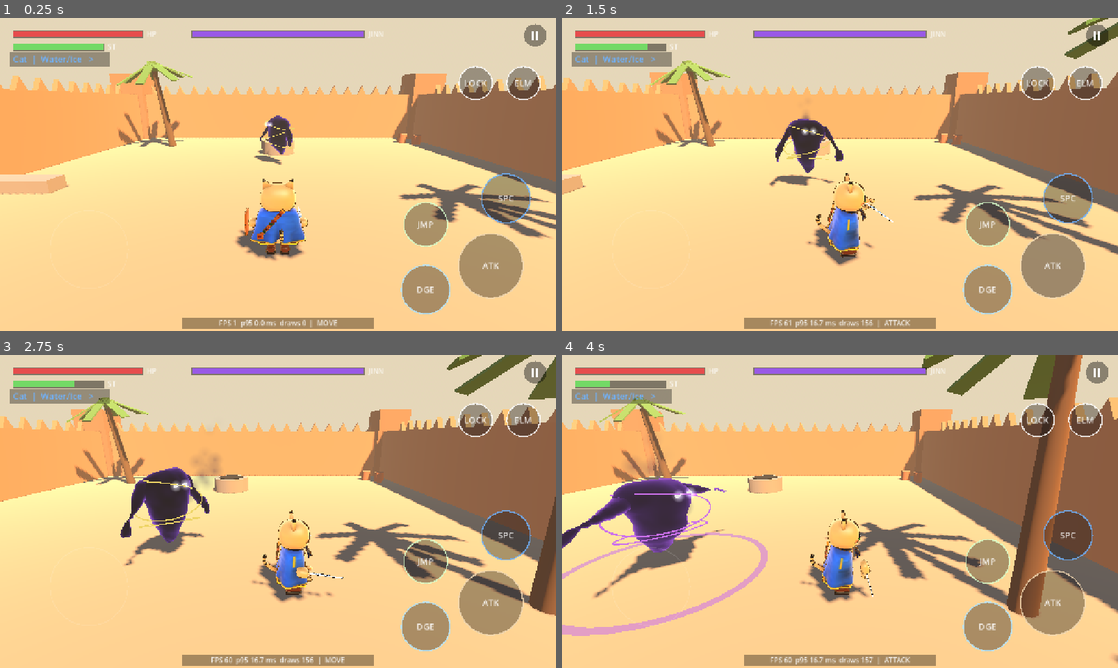
Above: before the commit, frames 1-4 (two rows, left to right).
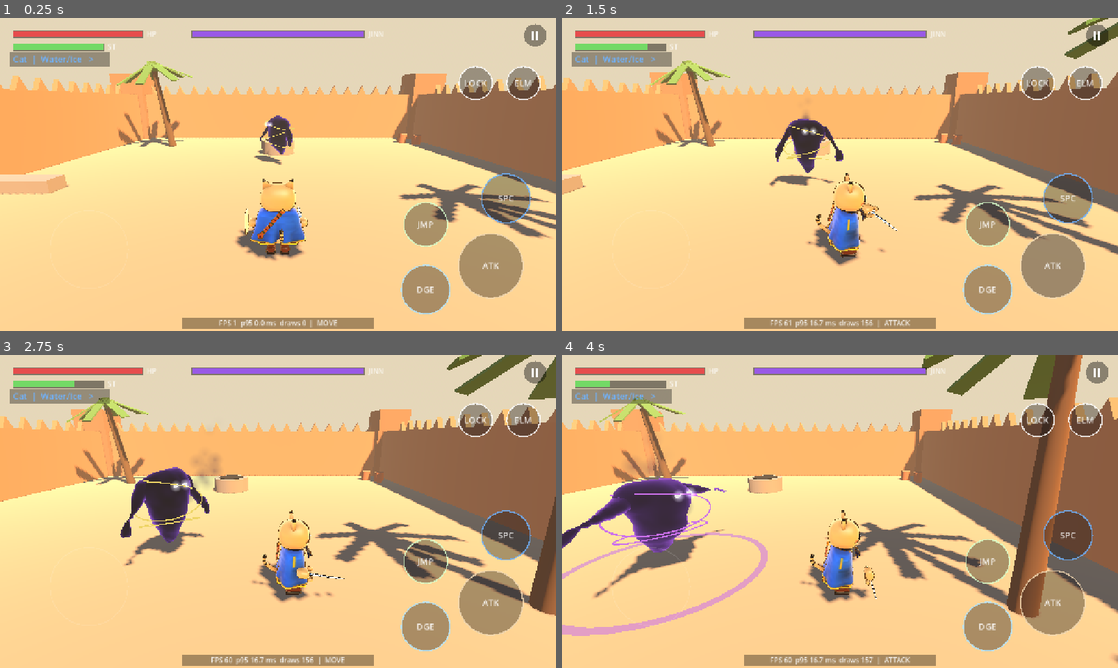
Above: after the commit, the same moments.

Repository: hafid753-rgb/desertgame
Game: Godot game, scene res://game/main.tscn
Same seed, same stepped clock (60 frames per second), same inputs: the game is played once before the commit and once after it.
Inputs (mouse positions are in pixels of both pictures, inside the frame that each line leads up to):
- Up to frame 1 (0.25 s): no input
- Up to frame 2 (1.5 s): tap Enter at 0.5 s; move the mouse to (962, 158) at 0.52 s; hold D (move_right) 0.53-1.25 s; tap F (act) at 0.6 s; click (962, 158) at 0.67 s; tap Space (jump) at 0.77 s; drag from (728, 190) to (812, 237) at 1.27 s
- Up to frame 3 (2.75 s): move the mouse to (333, 442) at 2.02 s; hold D (move_right) from 2.03 s (still down); tap J (attack) at 2.1 s; tap F (act) at 2.3 s
- Up to frame 4 (4 s): release D (move_right) at 2.75 s; drag from (812, 574) to (673, 464) at 2.77 s; move the mouse to (1006, 558) at 3.52 s; hold A (move_left) from 3.53 s (still down); tap K (dodge) at 3.6 s; tap Space (jump) at 3.77 s; tap F (act) at 3.8 s

The runs differ from the first frame. In frame 1, 0.1% of the frame differs, in the area x 44-55%, y 60-71%; in frame 2, 0.2%; in frame 3, 0.1%; in frame 4, 0.2%, in the area x 47-57%, y 56-78%.

Commit message:
v1.1: aghar shield, sculpted takoba and scabbard, chibi hand targets
- Tuareg-style aghar: curved pale hide, leather rim, painted cross, lozenges,
  zigzag bands, brass boss
- Takoba: spiral-wrapped grip, brass ferrules, disc pommel; one-piece tooled
  sheath with painted bands, brass throat and diamond chape
- Hand targets remapped for chibi proportions (no clipping into the head on
  emotes, charge, climb, mantle)
- portrait tool: gear sheet

Co-Authored-By: Claude Opus 5.5 <noreply@anthropic.com>
Claude-Session: https://claude.ai/code/session_01FJKj7YND72GBSTHM8TTJ61

Diff:
--- a/game/actors/player/creature_model.gd
+++ b/game/actors/player/creature_model.gd
@@ -264,19 +264,19 @@
 			var combo: int = info.get("combo", 0)
 			var side := 1.0 if combo % 2 == 0 else -1.0
 			var swing := clampf(t * 1.8, 0.0, 1.0)
-			hr = Vector3(lerpf(0.62 * side, -0.4 * side, swing), 1.12, -0.42)
+			hr = Vector3(lerpf(0.62 * side, -0.4 * side, swing), 0.92, -0.52)
 			hr_rot = Vector3(-0.3, lerpf(1.2 * side, -1.4 * side, swing), 0)
 			lean = 0.22
 			robe_sway = -0.12 * side * swing
 			if state == "HEAVY":
-				hr = Vector3(0.35, lerpf(1.95, 0.7, swing), -0.48)
+				hr = Vector3(0.42, lerpf(1.75, 0.6, swing), -0.56)
 				hr_rot = Vector3(lerpf(1.2, -1.3, swing), 0, 0)
 		"HEAVY_CHARGE":
-			hr = Vector3(0.4, 1.9, 0.1)
+			hr = Vector3(0.52, 1.72, 0.15)
 			hr_rot = Vector3(1.3, 0, 0)
 			lean = -0.1
 		"GUARD", "DEFENSE":
-			hl = Vector3(-0.2, 1.08, -0.5)
+			hl = Vector3(-0.2, 0.9, -0.56)
 			hl_rot = Vector3(0, -0.4, 0)
 			lean = 0.06
 		"DODGE", "MOBILITY":
@@ -284,43 +284,43 @@
 			head_y = HEAD_Y - 0.32
 			lean = 0.4
 		"CAST":
-			hr = Vector3(0.25, 1.15, -0.62)
-			hl = Vector3(-0.25, 1.15, -0.62)
+			hr = Vector3(0.25, 0.95, -0.66)
+			hl = Vector3(-0.25, 0.95, -0.66)
 		"HITSTUN":
 			head_z = 0.08
 			lean = -0.25
 		"CLIMB":
 			_walk_phase += delta * absf(t) * 5.0
 			var reach := sin(_walk_phase) * 0.22
-			hr = Vector3(0.32, 1.75 + reach, -0.34)
-			hl = Vector3(-0.32, 1.75 - reach, -0.34)
+			hr = Vector3(0.34, 1.5 + reach, -0.48)
+			hl = Vector3(-0.34, 1.5 - reach, -0.48)
 			fr = Vector3(0.16, 0.3 - reach, -0.3)
 			fl = Vector3(-0.16, 0.3 + reach, -0.3)
 			lean = 0.15
 		"MANTLE":
-			hr = Vector3(0.32, 1.2, -0.45)
-			hl = Vector3(-0.32, 1.2, -0.45)
+			hr = Vector3(0.32, 1.1, -0.52)
+			hl = Vector3(-0.32, 1.1, -0.52)
 			fr = Vector3(0.13, 0.45, 0)
 			fl = Vector3(-0.13, 0.45, 0)
 		"AIR":
-			hr = Vector3(0.62, 1.25, 0)
-			hl = Vector3(-0.62, 1.25, 0)
+			hr = Vector3(0.64, 1.05, 0)
+			hl = Vector3(-0.64, 1.05, 0)
 			fr = Vector3(0.13, 0.25, 0.1)
 			fl = Vector3(-0.13, 0.06, -0.1)
 		"GLIDE":
-			hr = Vector3(1.3, 1.32, 0.05)
-			hl = Vector3(-1.3, 1.32, 0.05)
+			hr = Vector3(1.2, 1.08, 0.05)
+			hl = Vector3(-1.2, 1.08, 0.05)
 			fr = Vector3(0.12, 0.12, 0.3)
 			fl = Vector3(-0.12, 0.12, 0.3)
 			lean = 0.3
 	if charge > 0.0:
-		hr = hr.lerp(Vector3(0.35, 1.2, -0.3), 0.6)
+		hr = hr.lerp(Vector3(0.45, 1.0, -0.48), 0.6)
 	if _emote_t > 0.0:
 		if _emote == "peace":  # hand raised beside the face, fingers up
-			hr = Vector3(0.38, 1.65, -0.22)
+			hr = Vector3(0.62, 1.3, -0.16)
 			hr_rot = Vector3(PI / 2, 0.3, 0)
 		else:  # thumbs up held out in front
-			hr = Vector3(0.36, 1.2, -0.38)
+			hr = Vector3(0.42, 0.96, -0.5)
 			hr_rot = Vector3(0, 0, 0)
 
 	var gliding := state == "GLIDE"
--- a/tools/portrait.gd
+++ b/tools/portrait.gd
@@ -92,6 +92,26 @@
 	for m in models:
 		m._blink_t = 0.0
 		m._blink_in = 3.0
+	# Gear sheet: shield face-on, takoba and scabbard.
+	var gear := CharacterArt.load_parts("res://game/art/characters/equipment.glb")
+	var gear_root := Node3D.new()
+	root.add_child(gear_root)
+	gear_root.position = Vector3(0, 5, 20)
+	var gm := CharacterArt.toon_material(Color(0.2, 0.12, 0.08), 0.006, "leather")
+	var placed := {"Shield": Transform3D(Basis(Vector3.UP, PI / 2), Vector3(-0.35, 0, 0)),
+		"Sword": Transform3D(Basis(Vector3.RIGHT, PI / 2), Vector3(0.08, -0.3, 0)),
+		"Scabbard": Transform3D(Basis(Vector3.RIGHT, PI / 2), Vector3(0.36, -0.3, 0))}
+	for k in placed:
+		var mi: MeshInstance3D = gear[k]
+		mi.material_override = gm
+		gear_root.add_child(mi)
+		mi.transform = placed[k]
+	cam.position = gear_root.position + Vector3(0.05, 0.1, 2.0)
+	cam.look_at(gear_root.position + Vector3(0.05, 0.05, 0))
+	for i in 5:
+		await get_tree().process_frame
+	await _shot("gear")
+	gear_root.queue_free()
 	# Emotes on the lineup.
 	models[1].emote("thumbs_up", 5.0)
 	models[2].emote("peace", 5.0)
Not shown, changed: export_presets.cfg
Binary file changed: game/art/characters/cat.glb
Binary file changed: game/art/characters/equipment.glb
Binary file changed: game/art/characters/fennec.glb
Binary file changed: game/art/characters/jinn.glb
Binary file changed: game/art/characters/rabbit.glb
